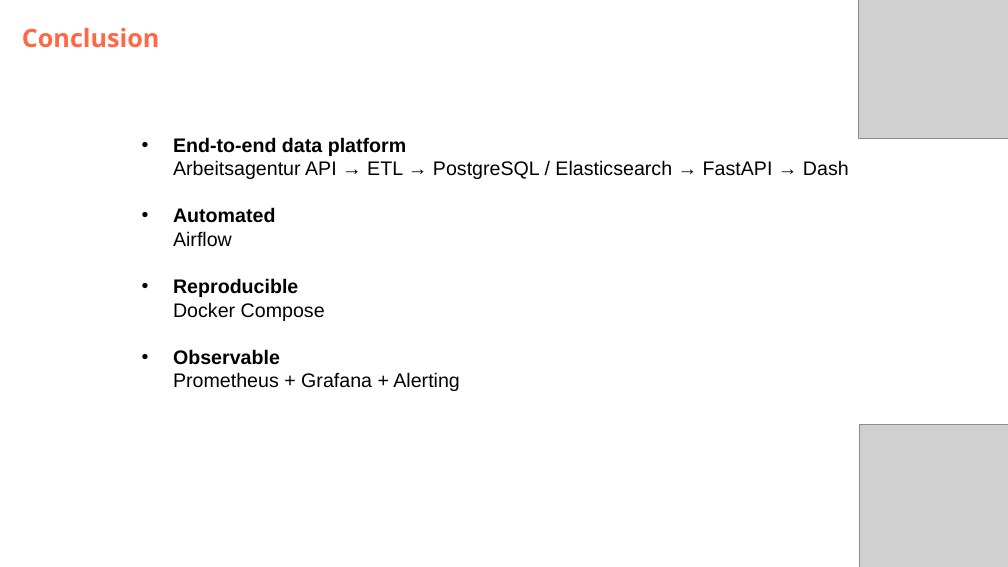
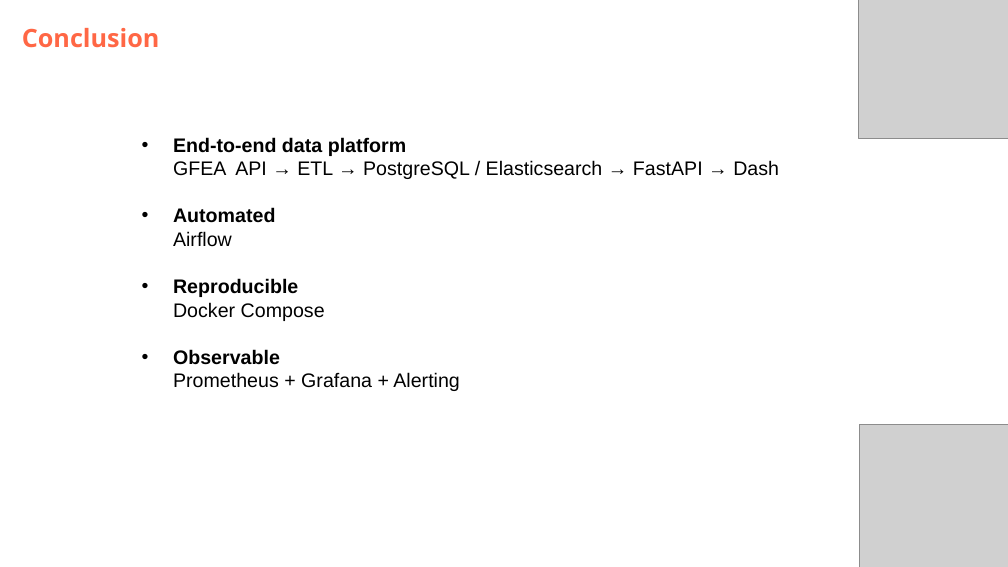
Before and after one commit to DataScientest-Studio/jun26bde-job-market, a slide deck: slide 11 of docs/defence/Defence.pptx. Drawn at 1008x567 pixels with LibreOffice and Linux fonts; fonts in the diff are those of the drawing; grey boxes stand for pictures; background and template pictures are left out. Boxes give left, top, right and bottom in pixels: in the first picture for what was removed or moved away, otherwise in the second. Text is boxed around its words. In the diff, an @@ line names an element or a change of style, - is before the commit and + after.

```diff
--- a/docs/defence/Defence.pptx
+++ b/docs/defence/Defence.pptx
@@ text at (173, 137, 779, 179): text changed @@
-• End-to-end data platform
-  Arbeitsagentur API → ETL → PostgreSQL / Elasticsearch → FastAPI → Dash
+• End-to-end data platform
+  GFEA API → ETL → PostgreSQL / Elasticsearch → FastAPI → Dash
```
Also in this commit, not shown: 1 other slide changed, 1 slide added, 1 other file.
